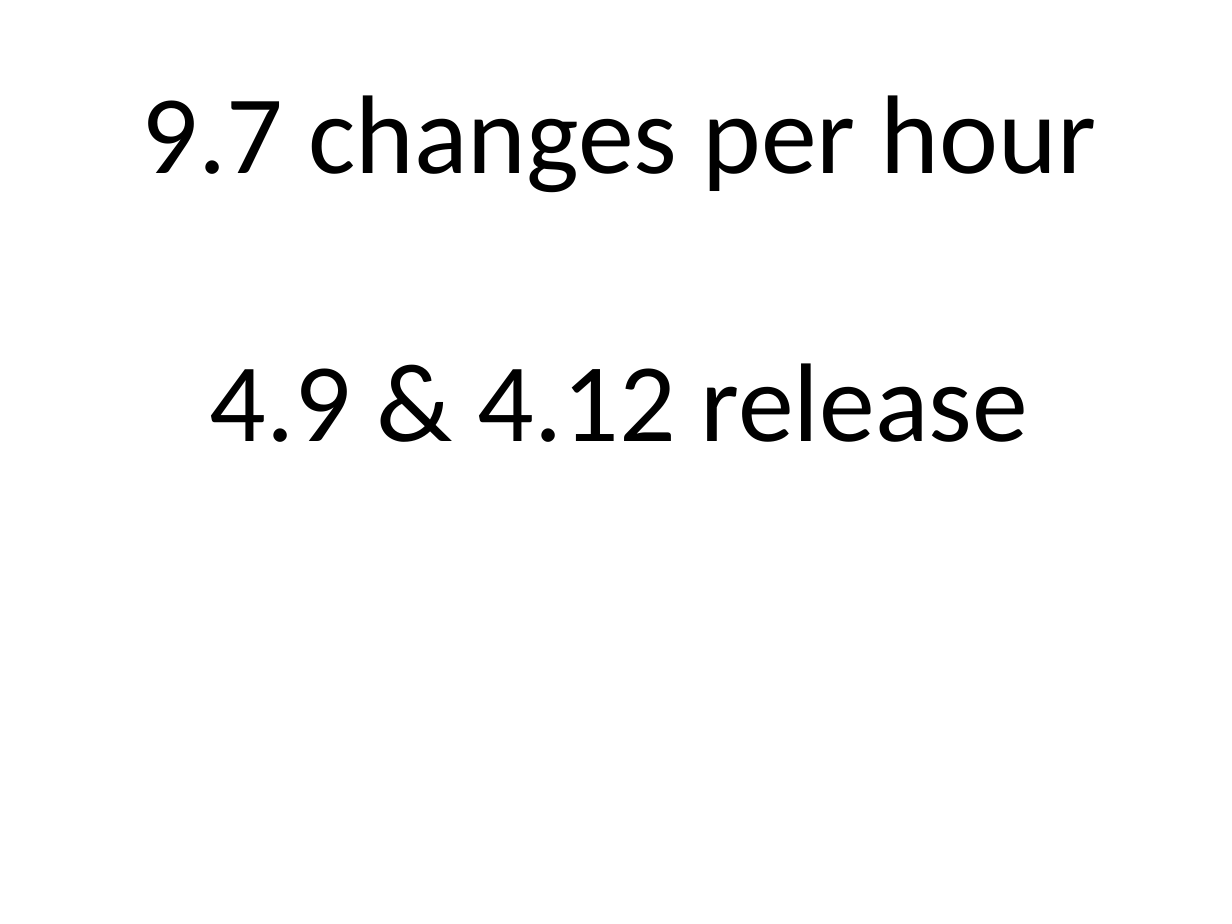
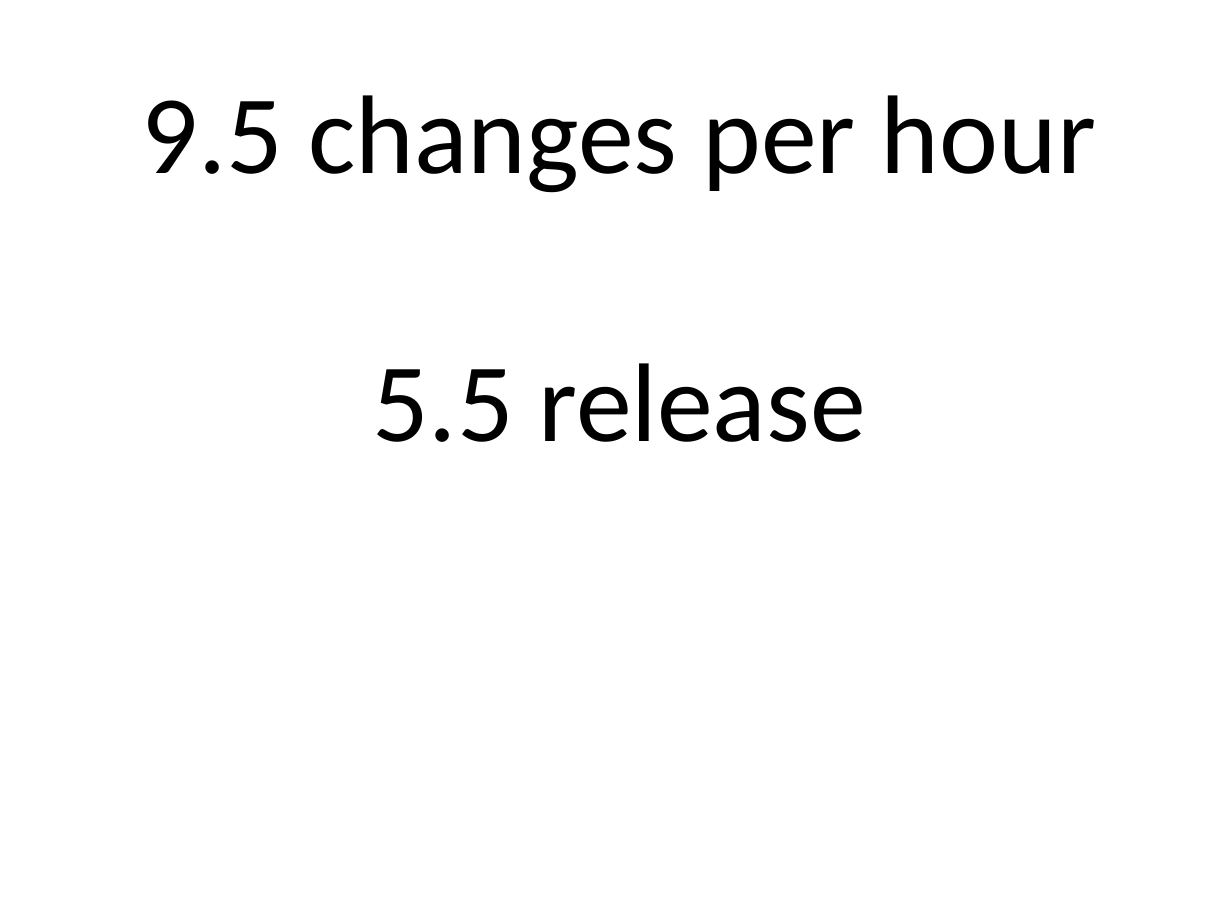
Before and after one commit to gregkh/presentation-release-model, a slide deck: slide 7 of release-model.odp. Drawn at 1232x924 pixels with LibreOffice and Linux fonts; fonts in the diff are those of the drawing. Boxes give left, top, right and bottom in pixels: in the first picture for what was removed or moved away, otherwise in the second. Text is boxed around its words. In the diff, an @@ line names an element or a change of style, - is before the commit and + after.

```diff
--- a/release-model.odp
+++ b/release-model.odp
@@ text at (142, 95, 1096, 442): text changed @@
-9.7 changes per hour
-4.9 & 4.12 release
+9.5 changes per hour
+5.5 release
```
Also in this commit, not shown: 10 other slides changed, 11 slides added, 1 slide removed, 1 other file.
